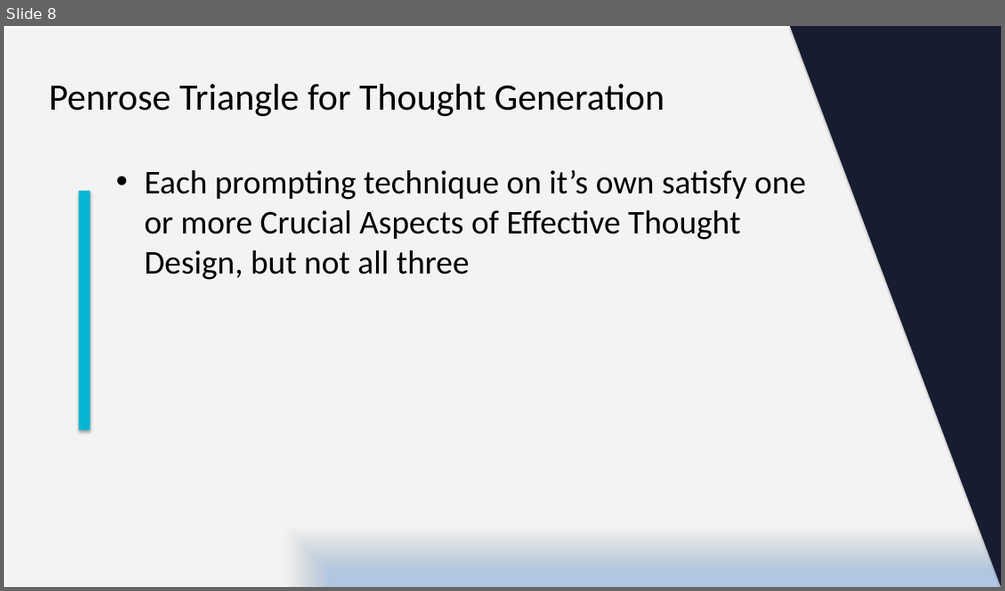
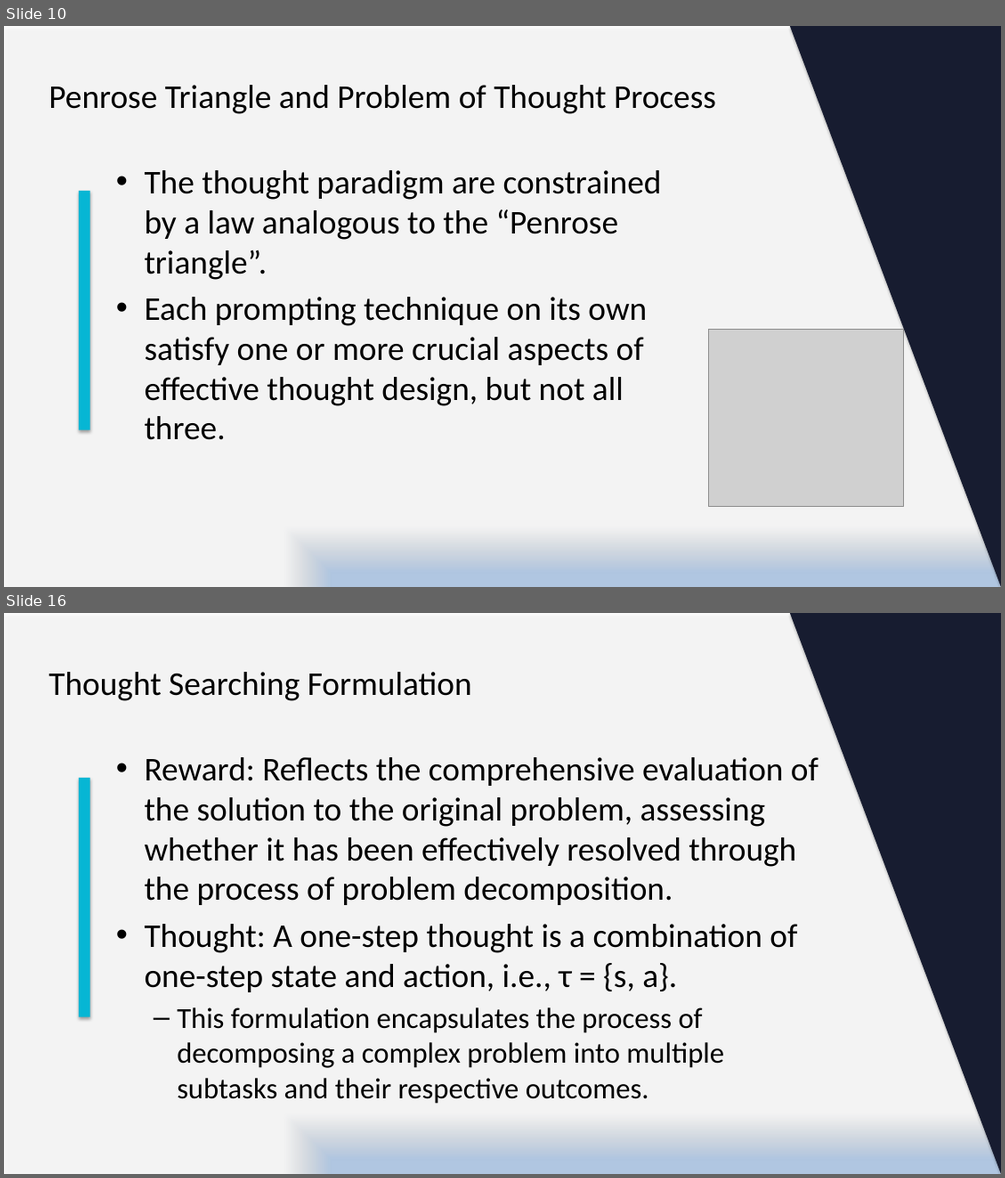
Before and after one commit to kafeiaulait-gif/HI-634-Assignment_2, a slide deck: slide_deck/Everything_of_Thoughts_Dynamic_Final.pptx. Shown one above the other, each under a label of ours: slide 8 before the commit, slides 10 and 16 after it; the slides between them are not shown. The pictures are 1005x591 and 1005x1178 pixels, drawn with LibreOffice and Linux fonts; fonts in the diff are those of the drawing; grey boxes stand for pictures. Boxes give left, top, right and bottom in pixels: in the first picture for what was removed or moved away, otherwise in the second. Text is boxed around its words. In the diff, an @@ line names an element or a change of style, - is before the commit and + after.

```diff
--- a/slide_deck/Everything_of_Thoughts_Dynamic_Final.pptx
+++ b/slide_deck/Everything_of_Thoughts_Dynamic_Final.pptx
@@ slide 16 added at box(4, 613, 1001, 1174), background #FFFFFF @@
@@ rectangle added at box(4, 613, 1001, 1174), fill gradient #F6F9FC to #C3D69B to #B0C6E1 to #FFFFFF @@
@@ right triangle added at box(790, 613, 1001, 1174), fill #171C30 @@
@@ title added at box(48, 672, 472, 701), 32 pt, text #000000 @@
+Thought Searching Formulation
@@ text added at box(145, 757, 818, 1103), 32 pt, text #000000 @@
+• Reward: Reflects the comprehensive evaluation of the solution to the original problem, assessing whether it has been effectively resolved through the process of problem decomposition.
+• Thought: A one-step thought is a combination of one-step state and action, i.e., τ = {s, a}.
+  – This formulation encapsulates the process of decomposing a complex problem into multiple subtasks and their respective outcomes.
@@ rectangle added at box(79, 778, 90, 1017), fill #06B6D4 @@
@@ what was slide 8 is now slide 10 @@
@@ slide 10 changed as well @@
@@ title at box(48, 85, 716, 114): text changed; size 36 to 32 pt @@
-Penrose Triangle for Thought Generation
+Penrose Triangle and Problem of Thought Process
@@ text at box(145, 170, 662, 440): text changed @@
-• Each prompting technique on it’s own satisfy one or more Crucial Aspects of Effective Thought Design, but not all three
+• The thought paradigm are constrained by a law analogous to the “Penrose triangle”.
+• Each prompting technique on its own satisfy one or more crucial aspects of effective thought design, but not all three.
@@ picture added at box(709, 329, 904, 506) @@
```
Also in this commit, not shown: 5 other slides changed, 13 other slides added, 1 slide removed, 10 other files.
